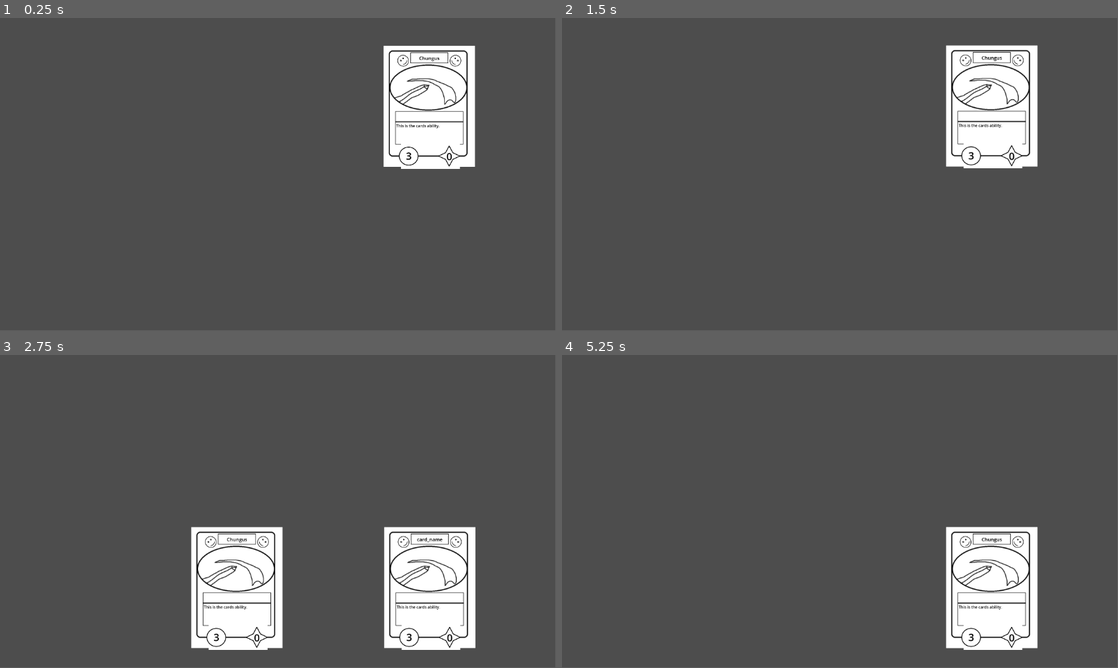
Above: before the commit, frames 1-4 (two rows, left to right).
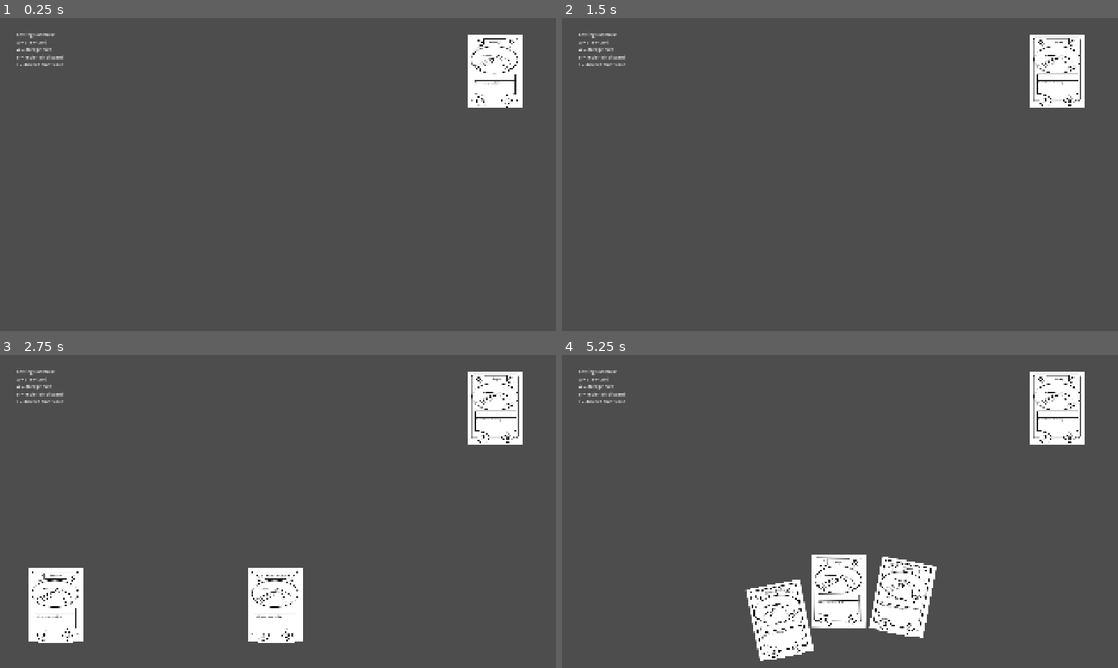
Above: after the commit, the same moments.

Repository: idealmonke/2.5d-test
Game: Godot game, scene res://game_data/scenes/Prototype_Battle.tscn
The game is run twice, just before and just after one commit, with the same random seed, the same clock (stepped at 60 frames per second) and the same inputs. This scene is started directly instead of the project's main scene.
Inputs (mouse positions are in pixels of both pictures, inside the frame that each line leads up to):
- Up to frame 1 (0.25 s): no input
- Up to frame 2 (1.5 s): tap Enter at 0.5 s; drag from (990, 105) to (895, 105) at 0.52 s; tap Space at 1.25 s; drag from (990, 105) to (812, 237) at 1.27 s
- Up to frame 3 (2.75 s): tap Enter at 2 s; move the mouse to (333, 442) at 2.02 s; hold W from 2.03 s (still down); tap R at 2.1 s; click (333, 442) at 2.17 s; tap Q at 2.3 s
- Up to frame 4 (5.25 s): release W at 2.75 s; drag from (812, 574) to (673, 464) at 2.77 s; move the mouse to (1006, 558) at 3.52 s; tap E at 3.6 s; click (1006, 558) at 3.67 s; tap Q at 3.8, 5.1 s; drag from (673, 464) to (756, 433) at 4.27 s; tap Space at 5 s; move the mouse to (867, 511) at 5.02 s; click (867, 511) at 5.17 s
In our replay, the window is 799x449 before the commit and 800x450 after it. These sizes can differ from the game's own. Grey fills any space a smaller window leaves; there, only what the larger window draws over its background counts as a difference.

The runs differ from the first frame. In frame 1, 8.2% of the frame differs, in the area x 3-94%, y 4-49%; in frame 2, 8.2%; in frame 3, 17%, in the area x 3-94%, y 4-95%; in frame 4, 16%.

Commit message:
Made cards move nicely in hand.
Im goated

Diff:
--- a/game_data/cards/card_locations/skill_card_discard.gd
+++ b/game_data/cards/card_locations/skill_card_discard.gd
@@ -1,5 +1,5 @@
 class_name skill_card_discard
-extends Node
+extends Node2D
 
 var discard: Array[skill_card] = []
 
@@ -18,5 +18,8 @@
 func add_card(card: skill_card) -> void:
 	discard.push_front(card)
 
+func add_many(cards: Array) -> void:
+	discard.append_array(cards)
+
 func is_empty() -> bool:
 	return discard.is_empty()
--- a/game_data/cards/card_locations/skill_card_hand.gd
+++ b/game_data/cards/card_locations/skill_card_hand.gd
@@ -1,10 +1,17 @@
 class_name skill_card_hand
-extends Node
+extends Node2D
 
-var hand: Array[skill_card]
+var hand: Array[skill_card] = []
+var pending_pickup: Array[skill_card] = []
+
+@export var card_width: int = 200
+@export var max_hand_width: int = 550
+@export var arc_height: int = 50
+@export var max_tilt_degrees: int = 15
 
 func add_card(card: skill_card) -> void:
 	hand.append(card)
+	_set_hand_offset()
 
 func get_hand_size() -> int:
 	return hand.size()
@@ -13,12 +20,70 @@
 	var index := hand.find(card)
 	if index == -1:
 		return null
-	return hand.pop_at(index)
+	var popping = hand.pop_at(index)
+	_reset_offset(popping)
+	_set_hand_offset()
+	return popping
+
+func pop_front() -> skill_card:
+	if hand.is_empty():
+		return
+	return pop_card(hand[0])
 
 func pop_each() -> Array:
 	var old_hand := hand.duplicate()
 	hand.clear()
+	for card in old_hand:
+		_reset_offset(card)
 	return old_hand
 
 func is_empty() -> bool:
 	return hand.is_empty()
+
+func register_pickup(card: skill_card) -> void:
+	pending_pickup.append(card)
+	call_deferred("_resolve_pickup")
+
+func _resolve_pickup() -> void:
+	if pending_pickup.is_empty():
+		return
+	pending_pickup.sort_custom(func(a, b): return hand.find(a) < hand.find(b))
+	var winner = pending_pickup[0]
+	winner.begin_drag()
+	pending_pickup.clear()
+
+func _reset_offset(card: skill_card) -> void:
+		card.location_offset = Vector2.ZERO
+		card.rotation_offset = 0.0
+		card.rotation = 0.0
+
+func _set_hand_offset() -> void:
+	var count = hand.size()
+
+	if count == 0:
+		return
+	if count == 1:
+		hand[0].location_offset = Vector2.ZERO
+		hand[0].rotation_offset = 0.0
+		return
+
+	var ideal_total_width = (count - 1) * card_width # Distance apart if no overlap
+	var spacing = card_width # Gap between card centers
+	if ideal_total_width > max_hand_width:
+		spacing = max_hand_width / (count - 1)
+
+	var total_width = spacing * (count - 1) # Actual width used
+	var start_x = -total_width / 2.0 # Leftmost card x
+
+	for index in range(count):
+		var t = index / float(count - 1)  # Position as a fraction, 0 -> 1
+		var centered_t = t - 0.5          # Normalized t, -0.5 to 0.5
+
+		var x = start_x + spacing * index
+		var y = arc_height * (centered_t * centered_t) * 4.0 - arc_height
+		var tilt = deg_to_rad(max_tilt_degrees * centered_t * 1.5)
+
+		hand[index].location_offset = Vector2(x, y)
+		hand[index].rotation_offset = tilt
+		hand[index].z_index = index
+		hand[index].old_z_index = index
--- a/game_data/cards/card_locations/skill_card_library.gd
+++ b/game_data/cards/card_locations/skill_card_library.gd
@@ -1,5 +1,5 @@
 class_name skill_card_library
-extends Node
+extends Node2D
 
 var library: Array[skill_card] = []
 var shuffle_func: Callable
--- a/game_data/cards/skill_card.gd
+++ b/game_data/cards/skill_card.gd
@@ -18,12 +18,14 @@
 var card_stamina_cost_label
 
 # Card Control Data
+var data: battle_data
 var interactable_state: COMMON_ENUMS.INTERACT_STATE:
 	set(value):
 		interactable_state = value
 		_update_pickable()
-
 var drag_offset: Vector2
+var location_offset: Vector2
+var rotation_offset: float
 var hand_location: Vector2
 var discard_location: Vector2
 var library_location: Vector2
@@ -31,13 +33,24 @@
 var slow_lerp: int = 20
 var prev_state: COMMON_ENUMS.INTERACT_STATE
 
+# Animation Variables
+var hover_offset: Vector2 = Vector2(0,-50)
+@export var hover_z_index: int = 20
+var old_z_index: int
+var old_position: Vector2
+var screen_size: Vector2
+
 func _ready() -> void:
+	screen_size = get_viewport().get_visible_rect().size
+
 	# TEMPORARY VARIABLES
-	hand_location = Vector2(900,500)
-	discard_location = Vector2(500,500)
-	library_location = Vector2(900,200)
+	hand_location = Vector2(screen_size.x / 2.0, screen_size.y - 150)
+	discard_location = Vector2(200,screen_size.y - 200)
+	library_location = Vector2(screen_size.x - 200,200)
 
 	connect("input_event", _on_input_event)
+	$hover_area.connect("mouse_entered", _on_mouse_entered)
+	$hover_area.connect("mouse_exited", _on_mouse_exited)
 
 	interactable_state = COMMON_ENUMS.INTERACT_STATE.LIBRARY
 
@@ -47,6 +60,12 @@
 	card_stamina_cost_label = $stamina_cost
 	_update_ability_text()
 
+	call_deferred("_late_setup")
+
+func _late_setup() -> void:
+	# TEMPORARY UNTIL INSTANCING
+	data = get_parent().get_parent().data
+
 func _process(delta: float) -> void:
 
 	match interactable_state:
@@ -54,10 +73,12 @@
 			var target = get_global_mouse_position() + drag_offset
 			global_position = global_position.lerp(target, quick_lerp  * delta)
 		COMMON_ENUMS.INTERACT_STATE.HAND:
-			if global_position.distance_to(hand_location) > 1:
-				global_position = global_position.lerp(hand_location, slow_lerp * delta)
+			var target = hand_location + location_offset + hover_offset
+			if global_position.distance_to(target) > 1:
+				global_position = global_position.lerp(target, slow_lerp * delta)
 			else:
-				global_position = hand_location
+				global_position = target
+			rotation = lerp_angle(rotation, rotation_offset, slow_lerp * delta)
 		COMMON_ENUMS.INTERACT_STATE.LIBRARY:
 			if global_position.distance_to(library_location) > 1:
 				global_position = global_position.lerp(library_location, slow_lerp * delta)
@@ -90,12 +111,13 @@
 	if event is InputEventMouseButton:
 		if event.button_index == MOUSE_BUTTON_LEFT:
 			if event.pressed:
-				# Pick up card
-				if interactable_state != COMMON_ENUMS.INTERACT_STATE.DRAGGING:
-					prev_state = interactable_state
-				interactable_state = COMMON_ENUMS.INTERACT_STATE.DRAGGING
-				drag_offset = global_position - get_global_mouse_position()
+				data.hand.register_pickup(self)
 
+func _on_mouse_entered() -> void:
+	_player_highlight_card()
+
+func _on_mouse_exited() -> void:
+	_player_unhighlight_card()
 
 func _input(event: InputEvent) -> void:
 	if interactable_state == COMMON_ENUMS.INTERACT_STATE.DRAGGING:
@@ -108,3 +130,18 @@
 		input_pickable = true
 	else:
 		input_pickable = false
+
+func _player_highlight_card() -> void:
+	old_z_index = z_index
+	z_index = hover_z_index
+	hover_offset = Vector2(0,-50)
+
+func _player_unhighlight_card() -> void:
+	z_index = old_z_index
+	hover_offset = Vector2(0,0)
+
+func begin_drag() -> void:
+	if interactable_state != COMMON_ENUMS.INTERACT_STATE.DRAGGING:
+		prev_state = interactable_state
+	interactable_state = COMMON_ENUMS.INTERACT_STATE.DRAGGING
+	drag_offset = global_position - get_global_mouse_position()
--- a/game_data/scenes/Prototype_Battle.tscn
+++ b/game_data/scenes/Prototype_Battle.tscn
@@ -10,6 +10,9 @@
 [sub_resource type="RectangleShape2D" id="RectangleShape2D_l4n2p"]
 size = Vector2(362, 482)
 
+[sub_resource type="RectangleShape2D" id="RectangleShape2D_72g67"]
+size = Vector2(380, 554)
+
 [sub_resource type="LabelSettings" id="LabelSettings_wxjty"]
 font_size = 20
 font_color = Color(0, 0, 0, 1)
@@ -25,103 +28,284 @@
 [node name="PrototypeBattle" type="Node2D" unique_id=1303829405]
 script = ExtResource("1_p588q")
 
-[node name="discard" type="Node" parent="." unique_id=1387633910]
+[node name="hand" type="Node2D" parent="." unique_id=495395319]
+script = ExtResource("3_wxjty")
+
+[node name="library" type="Node2D" parent="." unique_id=808325488]
+script = ExtResource("4_h35sd")
+
+[node name="discard" type="Node2D" parent="." unique_id=1776834287]
 script = ExtResource("2_72g67")
 
-[node name="hand" type="Node" parent="." unique_id=1762119547]
-script = ExtResource("3_wxjty")
-
-[node name="library" type="Node" parent="." unique_id=889627745]
-script = ExtResource("4_h35sd")
-
-[node name="skill_card" type="Area2D" parent="." unique_id=1871708570]
-position = Vector2(500, 500)
-scale = Vector2(0.5, 0.5)
-script = ExtResource("6_wxjty")
-
-[node name="Sprite2D" type="Sprite2D" parent="skill_card" unique_id=1746162831]
-texture = ExtResource("7_h35sd")
-
-[node name="CollisionShape2D" type="CollisionShape2D" parent="skill_card" unique_id=786524825]
-position = Vector2(-17, -35)
-shape = SubResource("RectangleShape2D_l4n2p")
-
-[node name="card_name" type="Label" parent="skill_card" unique_id=2038515389]
-offset_left = -92.0
-offset_top = -256.0
-offset_right = 60.0
-offset_bottom = -214.0
-label_settings = SubResource("LabelSettings_wxjty")
-horizontal_alignment = 1
-vertical_alignment = 1
-
-[node name="card_ability" type="Label" parent="skill_card" unique_id=681648373]
-offset_left = -154.0
-offset_top = 34.0
-offset_right = 122.0
-offset_bottom = 122.0
-label_settings = SubResource("LabelSettings_c1dyx")
-
-[node name="mana_cost" type="Label" parent="skill_card" unique_id=1961231286]
-offset_left = 42.0
-offset_top = 144.0
-offset_right = 90.0
-offset_bottom = 202.0
-label_settings = SubResource("LabelSettings_aonjl")
-horizontal_alignment = 1
-vertical_alignment = 1
-
-[node name="stamina_cost" type="Label" parent="skill_card" unique_id=712983201]
-offset_left = -132.0
-offset_top = 142.0
-offset_right = -72.0
-offset_bottom = 200.0
-label_settings = SubResource("LabelSettings_aonjl")
-horizontal_alignment = 1
-vertical_alignment = 1
-
-[node name="skill_card2" type="Area2D" parent="." unique_id=970050629]
-position = Vector2(500, 500)
-scale = Vector2(0.5, 0.5)
-script = ExtResource("6_wxjty")
-
-[node name="Sprite2D" type="Sprite2D" parent="skill_card2" unique_id=590874294]
-texture = ExtResource("7_h35sd")
-
-[node name="CollisionShape2D" type="CollisionShape2D" parent="skill_card2" unique_id=1214163106]
-position = Vector2(-17, -35)
-shape = SubResource("RectangleShape2D_l4n2p")
-
-[node name="card_name" type="Label" parent="skill_card2" unique_id=1084075065]
-offset_left = -92.0
-offset_top = -256.0
-offset_right = 60.0
-offset_bottom = -214.0
-label_settings = SubResource("LabelSettings_wxjty")
-horizontal_alignment = 1
-vertical_alignment = 1
-
-[node name="card_ability" type="Label" parent="skill_card2" unique_id=358039211]
-offset_left = -154.0
-offset_top = 34.0
-offset_right = 122.0
-offset_bottom = 122.0
-label_settings = SubResource("LabelSettings_c1dyx")
-
-[node name="mana_cost" type="Label" parent="skill_card2" unique_id=1724597896]
-offset_left = 42.0
-offset_top = 144.0
-offset_right = 90.0
-offset_bottom = 202.0
-label_settings = SubResource("LabelSettings_aonjl")
-horizontal_alignment = 1
-vertical_alignment = 1
-
-[node name="stamina_cost" type="Label" parent="skill_card2" unique_id=1999087270]
-offset_left = -132.0
-offset_top = 142.0
-offset_right = -72.0
-offset_bottom = 200.0
-label_settings = SubResource("LabelSettings_aonjl")
-horizontal_alignment = 1
-vertical_alignment = 1
+[node name="card_storage" type="Node2D" parent="." unique_id=149255123]
+
+[node name="skill_card" type="Area2D" parent="card_storage" unique_id=1871708570]
+position = Vector2(500, 500)
+scale = Vector2(0.5, 0.5)
+script = ExtResource("6_wxjty")
+
+[node name="Sprite2D" type="Sprite2D" parent="card_storage/skill_card" unique_id=1746162831]
+texture = ExtResource("7_h35sd")
+
+[node name="CollisionShape2D" type="CollisionShape2D" parent="card_storage/skill_card" unique_id=786524825]
+position = Vector2(-17, -35)
+shape = SubResource("RectangleShape2D_l4n2p")
+
+[node name="hover_area" type="Area2D" parent="card_storage/skill_card" unique_id=346066006]
+
+[node name="hover_area_collision" type="CollisionShape2D" parent="card_storage/skill_card/hover_area" unique_id=123597450]
+position = Vector2(-18, -61)
+shape = SubResource("RectangleShape2D_72g67")
+
+[node name="card_name" type="Label" parent="card_storage/skill_card" unique_id=2038515389]
+offset_left = -92.0
+offset_top = -256.0
+offset_right = 60.0
+offset_bottom = -214.0
+label_settings = SubResource("LabelSettings_wxjty")
+horizontal_alignment = 1
+vertical_alignment = 1
+
+[node name="card_ability" type="Label" parent="card_storage/skill_card" unique_id=681648373]
+offset_left = -154.0
+offset_top = 34.0
+offset_right = 122.0
+offset_bottom = 122.0
+label_settings = SubResource("LabelSettings_c1dyx")
+
+[node name="mana_cost" type="Label" parent="card_storage/skill_card" unique_id=1961231286]
+offset_left = 42.0
+offset_top = 144.0
+offset_right = 90.0
+offset_bottom = 202.0
+label_settings = SubResource("LabelSettings_aonjl")
+horizontal_alignment = 1
+vertical_alignment = 1
+
+[node name="stamina_cost" type="Label" parent="card_storage/skill_card" unique_id=712983201]
+offset_left = -132.0
+offset_top = 142.0
+offset_right = -72.0
+offset_bottom = 200.0
+label_settings = SubResource("LabelSettings_aonjl")
+horizontal_alignment = 1
+vertical_alignment = 1
+
+[node name="skill_card2" type="Area2D" parent="card_storage" unique_id=722236726]
+position = Vector2(500, 500)
+scale = Vector2(0.5, 0.5)
+script = ExtResource("6_wxjty")
+
+[node name="Sprite2D" type="Sprite2D" parent="card_storage/skill_card2" unique_id=381400665]
+texture = ExtResource("7_h35sd")
+
+[node name="CollisionShape2D" type="CollisionShape2D" parent="card_storage/skill_card2" unique_id=1605593437]
+position = Vector2(-17, -35)
+shape = SubResource("RectangleShape2D_l4n2p")
+
+[node name="hover_area" type="Area2D" parent="card_storage/skill_card2" unique_id=296682801]
+
+[node name="hover_area_collision" type="CollisionShape2D" parent="card_storage/skill_card2/hover_area" unique_id=1644485189]
+position = Vector2(-18, -61)
+shape = SubResource("RectangleShape2D_72g67")
+
+[node name="card_name" type="Label" parent="card_storage/skill_card2" unique_id=1398607151]
+offset_left = -92.0
+offset_top = -256.0
+offset_right = 60.0
+offset_bottom = -214.0
+label_settings = SubResource("LabelSettings_wxjty")
+horizontal_alignment = 1
+vertical_alignment = 1
+
+[node name="card_ability" type="Label" parent="card_storage/skill_card2" unique_id=289046385]
+offset_left = -154.0
+offset_top = 34.0
+offset_right = 122.0
+offset_bottom = 122.0
+label_settings = SubResource("LabelSettings_c1dyx")
+
+[node name="mana_cost" type="Label" parent="card_storage/skill_card2" unique_id=2034949473]
+offset_left = 42.0
+offset_top = 144.0
+offset_right = 90.0
+offset_bottom = 202.0
+label_settings = SubResource("LabelSettings_aonjl")
+horizontal_alignment = 1
+vertical_alignment = 1
+
+[node name="stamina_cost" type="Label" parent="card_storage/skill_card2" unique_id=1096750664]
+offset_left = -132.0
+offset_top = 142.0
+offset_right = -72.0
+offset_bottom = 200.0
+label_settings = SubResource("LabelSettings_aonjl")
+horizontal_alignment = 1
+vertical_alignment = 1
+
+[node name="skill_card3" type="Area2D" parent="card_storage" unique_id=643248047]
+position = Vector2(500, 500)
+scale = Vector2(0.5, 0.5)
+script = ExtResource("6_wxjty")
+
+[node name="Sprite2D" type="Sprite2D" parent="card_storage/skill_card3" unique_id=2031028765]
+texture = ExtResource("7_h35sd")
+
+[node name="CollisionShape2D" type="CollisionShape2D" parent="card_storage/skill_card3" unique_id=1480143577]
+position = Vector2(-17, -35)
+shape = SubResource("RectangleShape2D_l4n2p")
+
+[node name="hover_area" type="Area2D" parent="card_storage/skill_card3" unique_id=1275919726]
+
+[node name="hover_area_collision" type="CollisionShape2D" parent="card_storage/skill_card3/hover_area" unique_id=640888945]
+position = Vector2(-18, -61)
+shape = SubResource("RectangleShape2D_72g67")
+
+[node name="card_name" type="Label" parent="card_storage/skill_card3" unique_id=388434864]
+offset_left = -92.0
+offset_top = -256.0
+offset_right = 60.0
+offset_bottom = -214.0
+label_settings = SubResource("LabelSettings_wxjty")
+horizontal_alignment = 1
+vertical_alignment = 1
+
+[node name="card_ability" type="Label" parent="card_storage/skill_card3" unique_id=1973074039]
+offset_left = -154.0
+offset_top = 34.0
+offset_right = 122.0
+offset_bottom = 122.0
+label_settings = SubResource("LabelSettings_c1dyx")
+
+[node name="mana_cost" type="Label" parent="card_storage/skill_card3" unique_id=1727245827]
+offset_left = 42.0
+offset_top = 144.0
+offset_right = 90.0
+offset_bottom = 202.0
+label_settings = SubResource("LabelSettings_aonjl")
+horizontal_alignment = 1
+vertical_alignment = 1
+
+[node name="stamina_cost" type="Label" parent="card_storage/skill_card3" unique_id=148267446]
+offset_left = -132.0
+offset_top = 142.0
+offset_right = -72.0
+offset_bottom = 200.0
+label_settings = SubResource("LabelSettings_aonjl")
+horizontal_alignment = 1
+vertical_alignment = 1
+
+[node name="skill_card4" type="Area2D" parent="card_storage" unique_id=1748765515]
+position = Vector2(500, 500)
+scale = Vector2(0.5, 0.5)
+script = ExtResource("6_wxjty")
+
+[node name="Sprite2D" type="Sprite2D" parent="card_storage/skill_card4" unique_id=395710112]
+texture = ExtResource("7_h35sd")
+
+[node name="CollisionShape2D" type="CollisionShape2D" parent="card_storage/skill_card4" unique_id=333110413]
+position = Vector2(-17, -35)
+shape = SubResource("RectangleShape2D_l4n2p")
+
+[node name="hover_area" type="Area2D" parent="card_storage/skill_card4" unique_id=634845402]
+
+[node name="hover_area_collision" type="CollisionShape2D" parent="card_storage/skill_card4/hover_area" unique_id=1264002640]
+position = Vector2(-18, -61)
+shape = SubResource("RectangleShape2D_72g67")
+
+[node name="card_name" type="Label" parent="card_storage/skill_card4" unique_id=475563988]
+offset_left = -92.0
+offset_top = -256.0
+offset_right = 60.0
+offset_bottom = -214.0
+label_settings = SubResource("LabelSettings_wxjty")
+horizontal_alignment = 1
+vertical_alignment = 1
+
+[node name="card_ability" type="Label" parent="card_storage/skill_card4" unique_id=1426115773]
+offset_left = -154.0
+offset_top = 34.0
+offset_right = 122.0
+offset_bottom = 122.0
+label_settings = SubResource("LabelSettings_c1dyx")
+
+[node name="mana_cost" type="Label" parent="card_storage/skill_card4" unique_id=881907097]
+offset_left = 42.0
+offset_top = 144.0
+offset_right = 90.0
+offset_bottom = 202.0
+label_settings = SubResource("LabelSettings_aonjl")
+horizontal_alignment = 1
+vertical_alignment = 1
+
+[node name="stamina_cost" type="Label" parent="card_storage/skill_card4" unique_id=43810085]
+offset_left = -132.0
+offset_top = 142.0
+offset_right = -72.0
+offset_bottom = 200.0
+label_settings = SubResource("LabelSettings_aonjl")
+horizontal_alignment = 1
+vertical_alignment = 1
+
+[node name="skill_card5" type="Area2D" parent="card_storage" unique_id=1487548909]
+position = Vector2(500, 500)
+scale = Vector2(0.5, 0.5)
+script = ExtResource("6_wxjty")
+
+[node name="Sprite2D" type="Sprite2D" parent="card_storage/skill_card5" unique_id=641318400]
+texture = ExtResource("7_h35sd")
+
+[node name="CollisionShape2D" type="CollisionShape2D" parent="card_storage/skill_card5" unique_id=753602870]
+position = Vector2(-17, -35)
+shape = SubResource("RectangleShape2D_l4n2p")
+
+[node name="hover_area" type="Area2D" parent="card_storage/skill_card5" unique_id=315947654]
+
+[node name="hover_area_collision" type="CollisionShape2D" parent="card_storage/skill_card5/hover_area" unique_id=781461124]
+position = Vector2(-18, -61)
+shape = SubResource("RectangleShape2D_72g67")
+
+[node name="card_name" type="Label" parent="card_storage/skill_card5" unique_id=58763503]
+offset_left = -92.0
+offset_top = -256.0
+offset_right = 60.0
+offset_bottom = -214.0
+label_settings = SubResource("LabelSettings_wxjty")
+horizontal_alignment = 1
+vertical_alignment = 1
+
+[node name="card_ability" type="Label" parent="card_storage/skill_card5" unique_id=1778359838]
+offset_left = -154.0
+offset_top = 34.0
+offset_right = 122.0
+offset_bottom = 122.0
+label_settings = SubResource("LabelSettings_c1dyx")
+
+[node name="mana_cost" type="Label" parent="card_storage/skill_card5" unique_id=1801222660]
+offset_left = 42.0
+offset_top = 144.0
+offset_right = 90.0
+offset_bottom = 202.0
+label_settings = SubResource("LabelSettings_aonjl")
+horizontal_alignment = 1
+vertical_alignment = 1
+
+[node name="stamina_cost" type="Label" parent="card_storage/skill_card5" unique_id=1814650263]
+offset_left = -132.0
+offset_top = 142.0
+offset_right = -72.0
+offset_bottom = 200.0
+label_settings = SubResource("LabelSettings_aonjl")
+horizontal_alignment = 1
+vertical_alignment = 1
+
+[node name="Label" type="Label" parent="." unique_id=763715797]
+offset_left = 57.0
+offset_top = 45.0
+offset_right = 289.0
+offset_bottom = 190.0
+text = "Testing Controls:
+q = draw card
+w = dredge card
+e = replenish discard
+r = discard front card"
--- a/game_data/scripts/battle_controller.gd
+++ b/game_data/scripts/battle_controller.gd
@@ -20,9 +20,16 @@
 	current_discard_card = _default_discard_card
 
 	# TEMPORARY TESTING CODE
-	data.library.push_to_top($skill_card)
-	data.library.push_to_top($skill_card2)
-	$skill_card2/card_name.text = "Chungus"
+	data.library.push_to_top($card_storage/skill_card)
+	data.library.push_to_top($card_storage/skill_card2)
+	data.library.push_to_top($card_storage/skill_card3)
+	data.library.push_to_top($card_storage/skill_card4)
+	data.library.push_to_top($card_storage/skill_card5)
+	$card_storage/skill_card/card_name.text = "Gooby"
+	$card_storage/skill_card2/card_name.text = "Chungus"
+	$card_storage/skill_card3/card_name.text = "Bingus"
+	$card_storage/skill_card4/card_name.text = "Wakka Wakka"
+	$card_storage/skill_card5/card_name.text = "Looney"
 	# TEMPORARY TESTING CODE
 
 # Main Loop
@@ -39,9 +46,14 @@
 	if event is InputEventKey:
 		if event.pressed and event.keycode == KEY_E:
 			replenish_discard()
+	if event is InputEventKey:
+		if event.pressed and event.keycode == KEY_R:
+			discard_front()
 
 # Immutable Game Actions (These are what we call elsewhere)
 func draw_card() -> void:
+	if data.library.is_empty():
+		return
 	# Some Stuff
 	current_draw_card.call()
 	# Some More Stuff
@@ -73,6 +85,13 @@
 	temp.interactable_state = COMMON_ENUMS.INTERACT_STATE.LIBRARY
 	data.library.shuffle()
 
+func discard_front() -> void:
+	var temp = data.hand.pop_front()
+	if temp == null:
+		return
+	data.discard.add_card(temp)
+	temp.interactable_state = COMMON_ENUMS.INTERACT_STATE.DISCARD
+
 # Mutable Game Actions (Default lambda functions, sometimes replaced by perks)
 func _default_draw_card() -> void:
 	var card = data.library.pop_top_card()
--- a/project.godot
+++ b/project.godot
@@ -15,6 +15,12 @@
 config/features=PackedStringArray("4.6", "Forward Plus")
 config/icon="res://icon.svg"
 
+[display]
+
+window/size/viewport_width=1920
+window/size/viewport_height=1080
+window/stretch/mode="canvas_items"
+
 [physics]
 
 3d/physics_engine="Jolt Physics"
Not shown, added: game_data/scenes/Prototype_Battle.tscn3232547826.tmp
Not shown, added: game_data/scenes/Prototype_Battle.tscn8518438523.tmp
